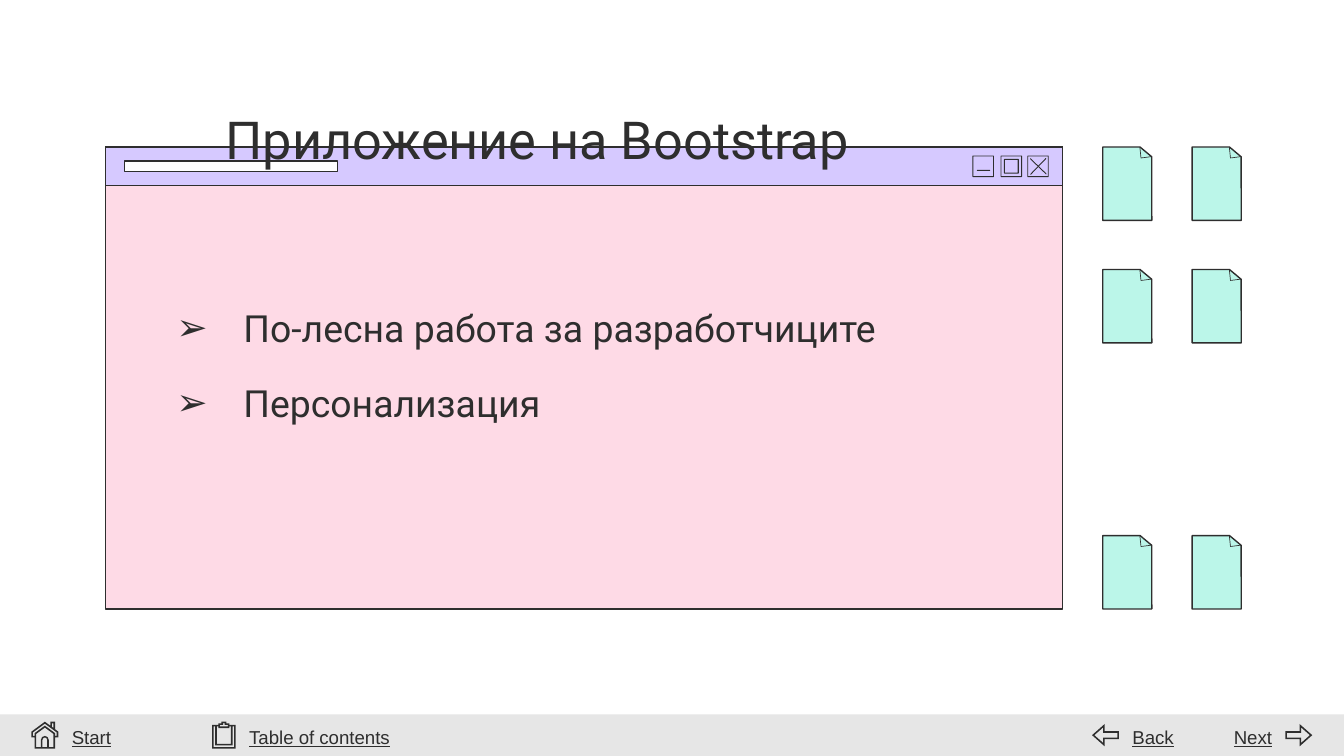
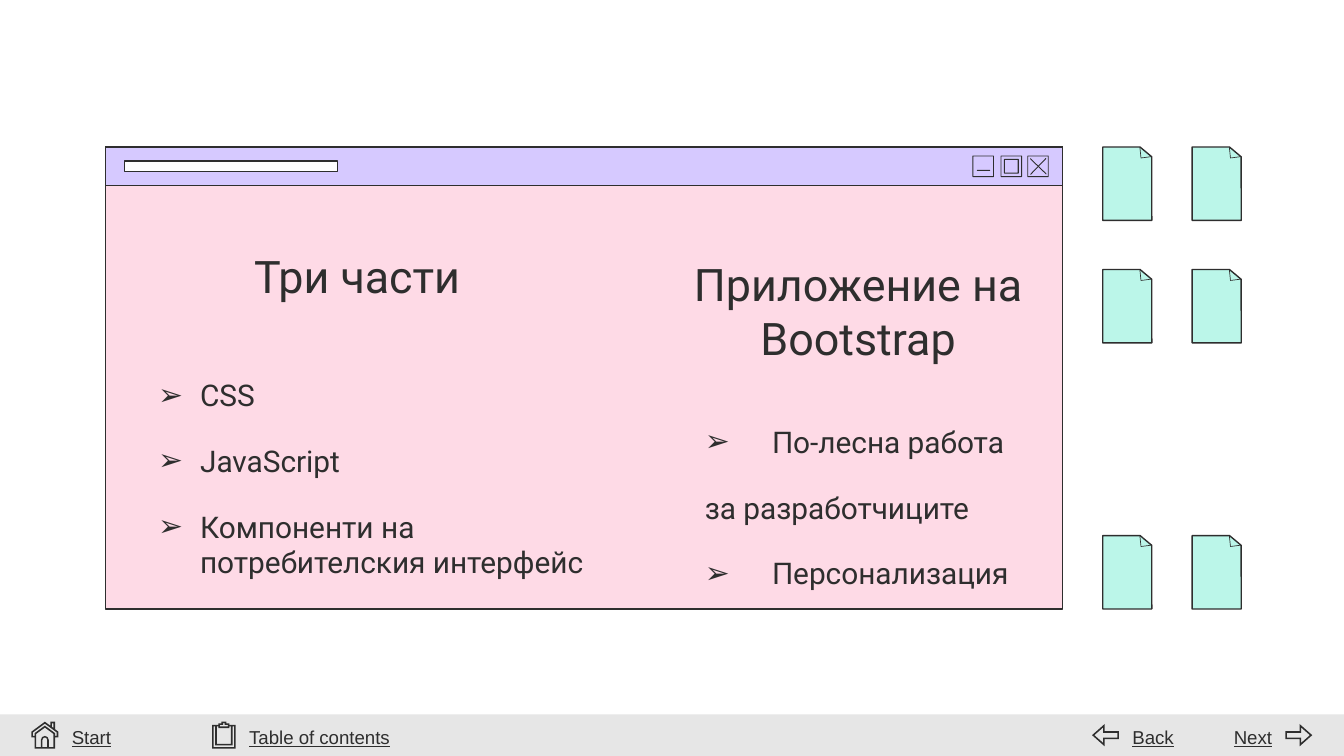
Before and after one commit to stilyana-petrova/12b, a slide deck: slide 7 of IP/Bootstrap/Bootstrap Presentation.pptx (slide 8 before the commit). Drawn at 1344x756 pixels with LibreOffice and Linux fonts; fonts in the diff are those of the drawing; background and template pictures are left out. Boxes give left, top, right and bottom in pixels: in the first picture for what was removed or moved away, otherwise in the second. Text is boxed around its words. In the diff, an @@ line names an element or a change of style, - is before the commit and + after.

```diff
--- a/IP/Bootstrap/Bootstrap Presentation.pptx
+++ b/IP/Bootstrap/Bootstrap Presentation.pptx
@@ subtitle "Приложение на Bootstrap": place and size @@
-subtitle "Приложение на Bootstrap" at (226, 111, 849, 172)
+subtitle "Приложение на Bootstrap" at (694, 269, 1022, 364)
@@ subtitle "Приложение на Bootstrap" at (694, 269, 1022, 364): size 28 to 24 pt; alignment left to centre @@
@@ text added at (254, 261, 460, 302), 24 pt, text #2E2E2E @@
+Три части
@@ text added at (200, 384, 583, 579), 16 pt, text #2E2E2E @@
+➢ CSS
+➢ JavaScript
+➢ Компоненти на потребителския интерфейс
@@ text "По-лесна работа": place and size @@
-text "По-лесна работа" at (243, 313, 876, 425)
+text "По-лесна работа" at (705, 430, 1009, 590)
@@ text at (705, 430, 1004, 525): text changed; size 20 to 16 pt @@
-➢ По-лесна работа за разработчиците
+➢ По-лесна работа
+за разработчиците
@@ text at (772, 562, 1009, 590): size 20 to 16 pt in "Персонализация" @@
```
Also in this commit, not shown: 10 other slides changed, 7 other files.
